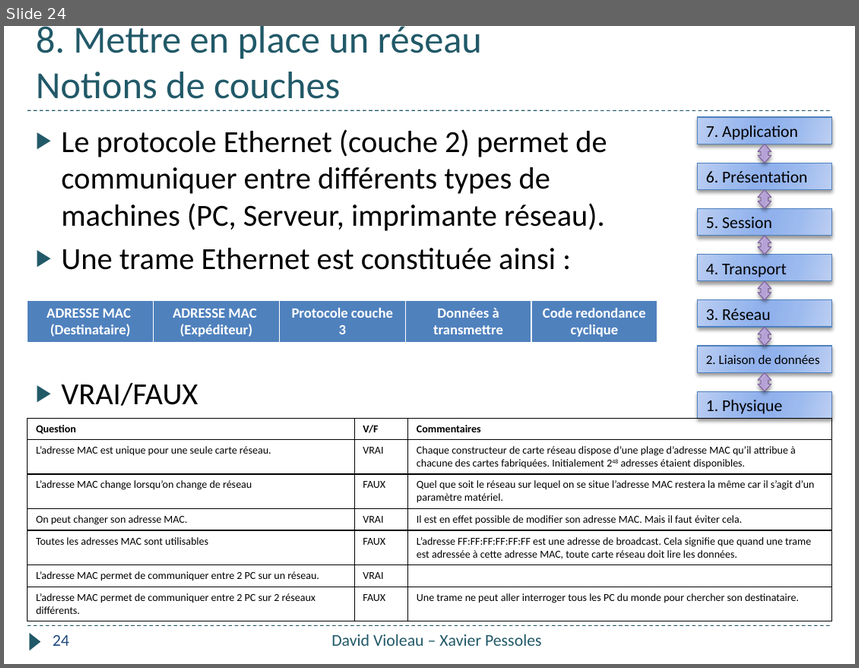
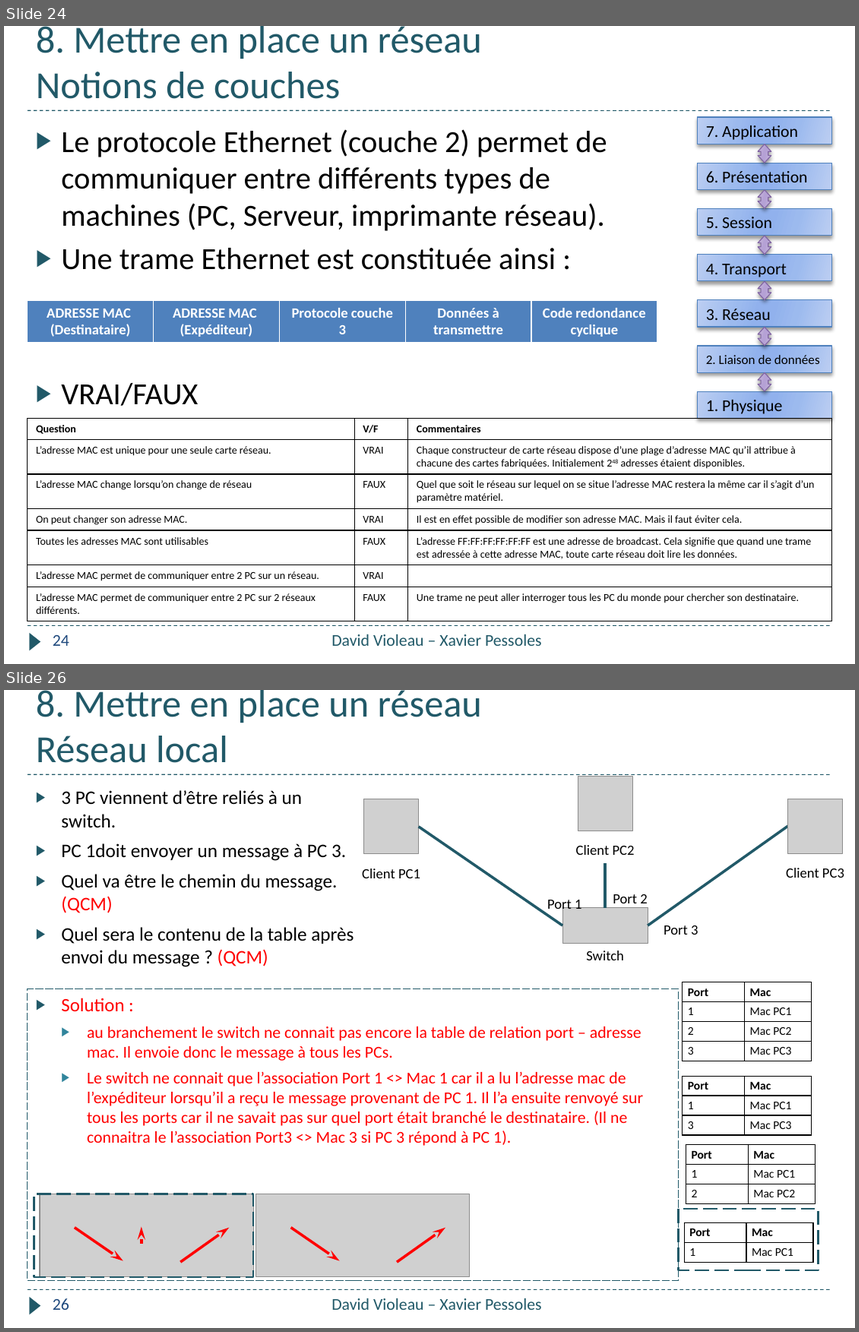
Before and after one commit to xpessoles/Informatique_College, a slide deck: Formation_2018/Quizz_Pomme/Quizz_Pomme.pptx. Shown one above the other, each under a label of ours: slide 24 before the commit, slides 24 and 26 after it; the slides between them are not shown. The pictures are 859x668 and 859x1332 pixels, drawn with LibreOffice and Linux fonts; fonts in the diff are those of the drawing; grey boxes stand for pictures. Boxes give left, top, right and bottom in pixels: in the first picture for what was removed or moved away, otherwise in the second. Text is boxed around its words. In the diff, an @@ line names an element or a change of style, - is before the commit and + after.

```diff
--- a/Formation_2018/Quizz_Pomme/Quizz_Pomme.pptx
+++ b/Formation_2018/Quizz_Pomme/Quizz_Pomme.pptx
@@ slide 26 added at (4, 690, 855, 1328), background #FFFFFF; not listed: 3 template elements that a slide beside it also shows @@
@@ title added at (36, 690, 482, 763), 32.4 pt, text #215968 @@
+8. Mettre en place un réseau
+Réseau local
@@ text added at (61, 790, 354, 967), 16.2 pt, text #000000 @@
+▶ 3 PC viennent d’être reliés à un switch.
+▶ PC 1doit envoyer un message à PC 3.
+▶ Quel va être le chemin du message. (QCM)
+▶ Quel sera le contenu de la table après envoi du message ? (QCM)
@@ group added at (362, 776, 845, 961): 7 texts, 4 pictures, 3 lines @@
+Client PC2
+Switch
+Client PC1
+Client PC3
+Port 1
+Port 2
+Port 3
@@ table added at (683, 983, 812, 1061), 4 rows, 2 columns @@
+Port | Mac
+1 | Mac PC1
+2 | Mac PC2
+3 | Mac PC3
@@ rectangle added at (28, 989, 679, 1281), outline #215968 0.75 pt dashed, 14 pt, text #FF0000 @@
+▶ Solution :
+  ▶ au branchement le switch ne connait pas encore la table de relation port – adresse mac. Il envoie donc le message à tous les PCs.
+  ▶ Le switch ne connait que l’association Port 1 <> Mac 1 car il a lu l’adresse mac de l’expéditeur lorsqu’il a reçu le message provenant de PC 1. Il l’a ensuite renvoyé sur tous les ports car il ne savait pas sur quel port était branché le destinataire. (Il ne connaitra le l’association Port3 <> Mac 3 si PC 3 répond à PC 1).
@@ table added at (683, 1076, 812, 1135), 3 rows, 2 columns @@
+Port | Mac
+1 | Mac PC1
+3 | Mac PC3
@@ table added at (686, 1145, 815, 1204), 3 rows, 2 columns @@
+Port | Mac
+1 | Mac PC1
+2 | Mac PC2
@@ rectangle added at (34, 1194, 253, 1277), outline #215968 1.5 pt dashed @@
@@ picture added at (40, 1194, 253, 1277) @@
@@ picture added at (256, 1194, 470, 1277) @@
@@ rectangle added at (678, 1209, 818, 1271), outline #215968 1.5 pt dashed @@
@@ arrow added from (75, 1228) to (123, 1262), #FF0000 2.25 pt @@
@@ arrow added from (141, 1244) to (141, 1227), #FF0000 2.25 pt @@
@@ arrow added from (180, 1262) to (230, 1228), #FF0000 2.25 pt @@
@@ arrow added from (291, 1228) to (339, 1262), #FF0000 2.25 pt @@
@@ arrow added from (397, 1262) to (446, 1228), #FF0000 2.25 pt @@
@@ table added at (684, 1223, 813, 1262), 2 rows, 2 columns @@
+Port | Mac
+1 | Mac PC1
@@ page number added at (53, 1299, 69, 1310), 14 pt, text #1F497D @@
+26
@@ text added at (332, 1299, 542, 1310), 14 pt, text #215968 @@
+David Violeau – Xavier Pessoles
```
Also in this commit, not shown: 2 slides changed, 2 other slides added, 1 slide removed.
